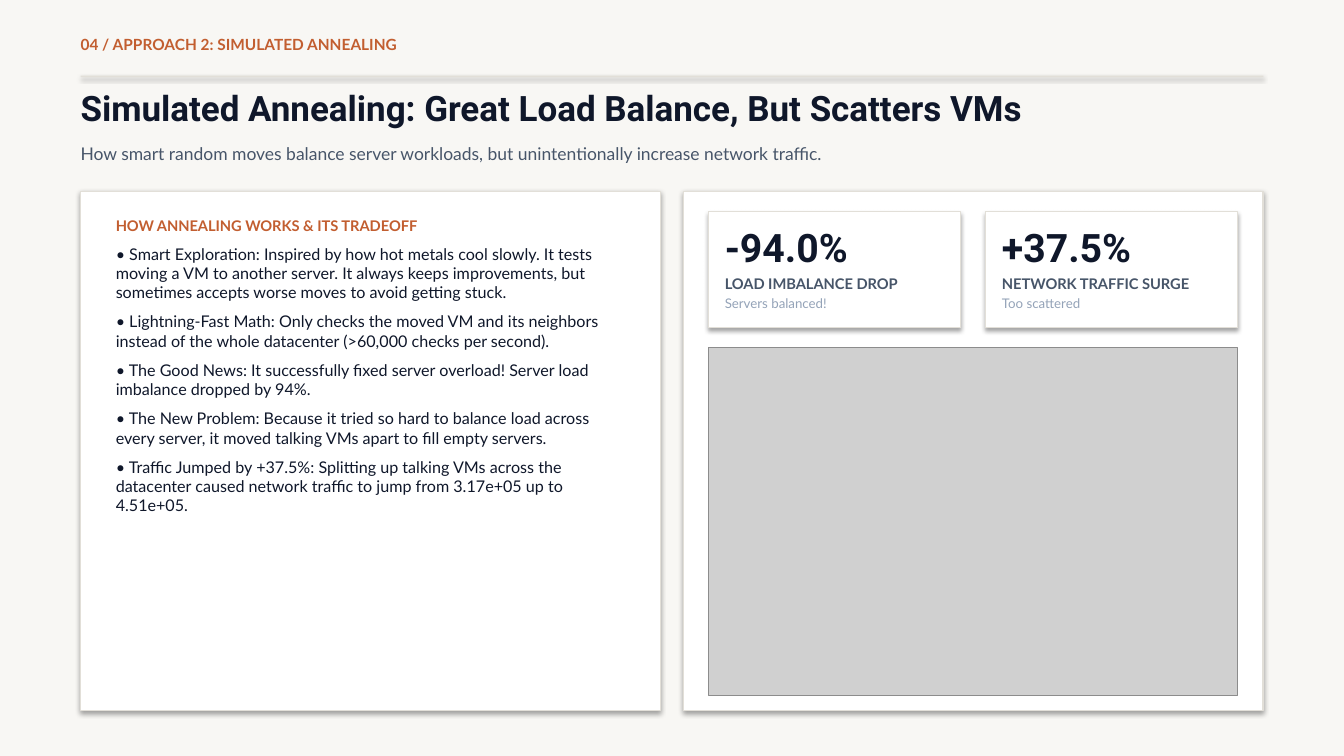
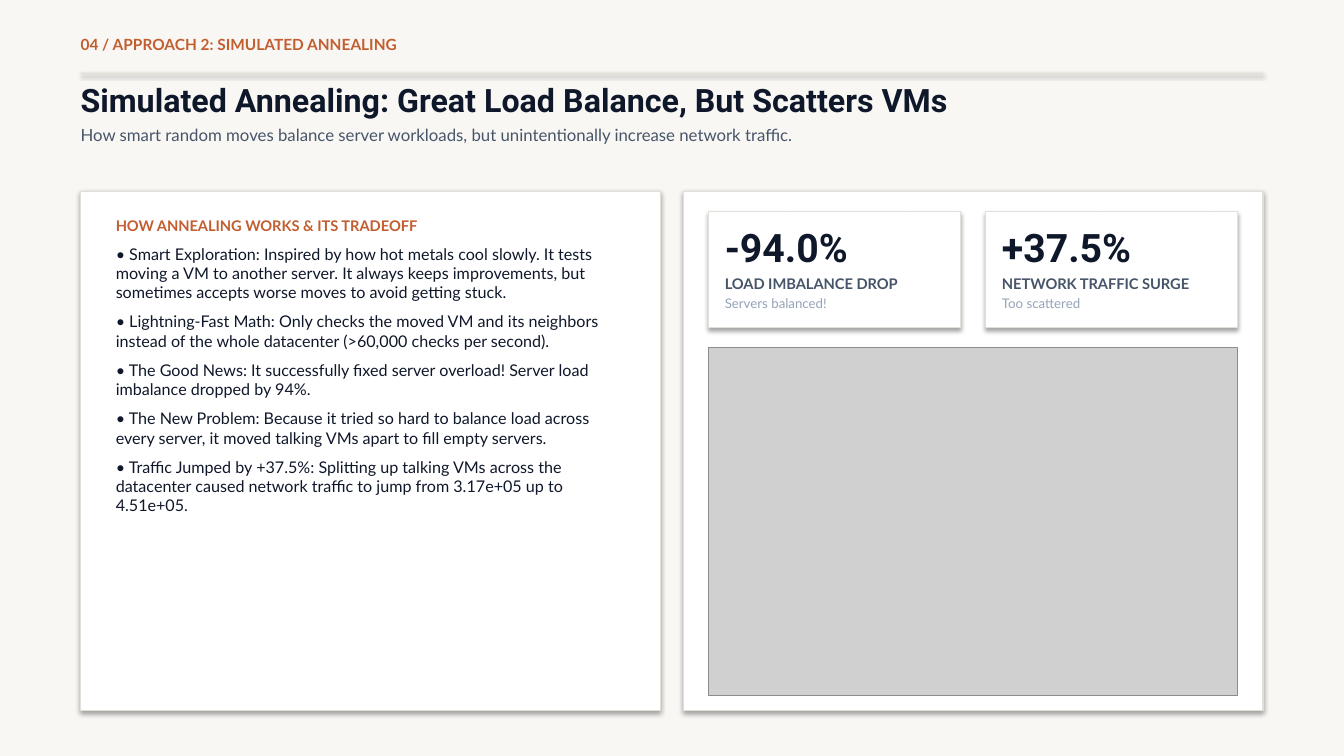
Before and after one commit to moparthipranav/CloudComputingProject, a slide deck: slide 5 of VM_Placement_Optimization_Presentation.pptx. Drawn at 1344x756 pixels with LibreOffice and Linux fonts; fonts in the diff are those of the drawing; grey boxes stand for pictures. Boxes give left, top, right and bottom in pixels: in the first picture for what was removed or moved away, otherwise in the second. Text is boxed around its words. In the diff, an @@ line names an element or a change of style, - is before the commit and + after.

```diff
--- a/VM_Placement_Optimization_Presentation.pptx
+++ b/VM_Placement_Optimization_Presentation.pptx
@@ text at bbox=[81, 88, 948, 119]: paragraph added @@
+Simulated Annealing: Great Load Balance, But Scatters VMs
@@ text "Simulated Annealing: Great Load Balance, ...": place and size @@
-text "Simulated Annealing: Great Load Balance, ..." at bbox=[81, 147, 822, 163]
+text "Simulated Annealing: Great Load Balance, ..." at bbox=[81, 88, 948, 144]
@@ text removed at bbox=[81, 94, 1021, 129] @@
-Simulated Annealing: Great Load Balance, But Scatters VMs
@@ text at bbox=[81, 128, 792, 144]: size 12.5 to 12 pt in "How smart random moves balance server workloads, ..."; more space between paragraphs @@
```
Also in this commit, not shown: 10 other slides changed, 3 other files.
